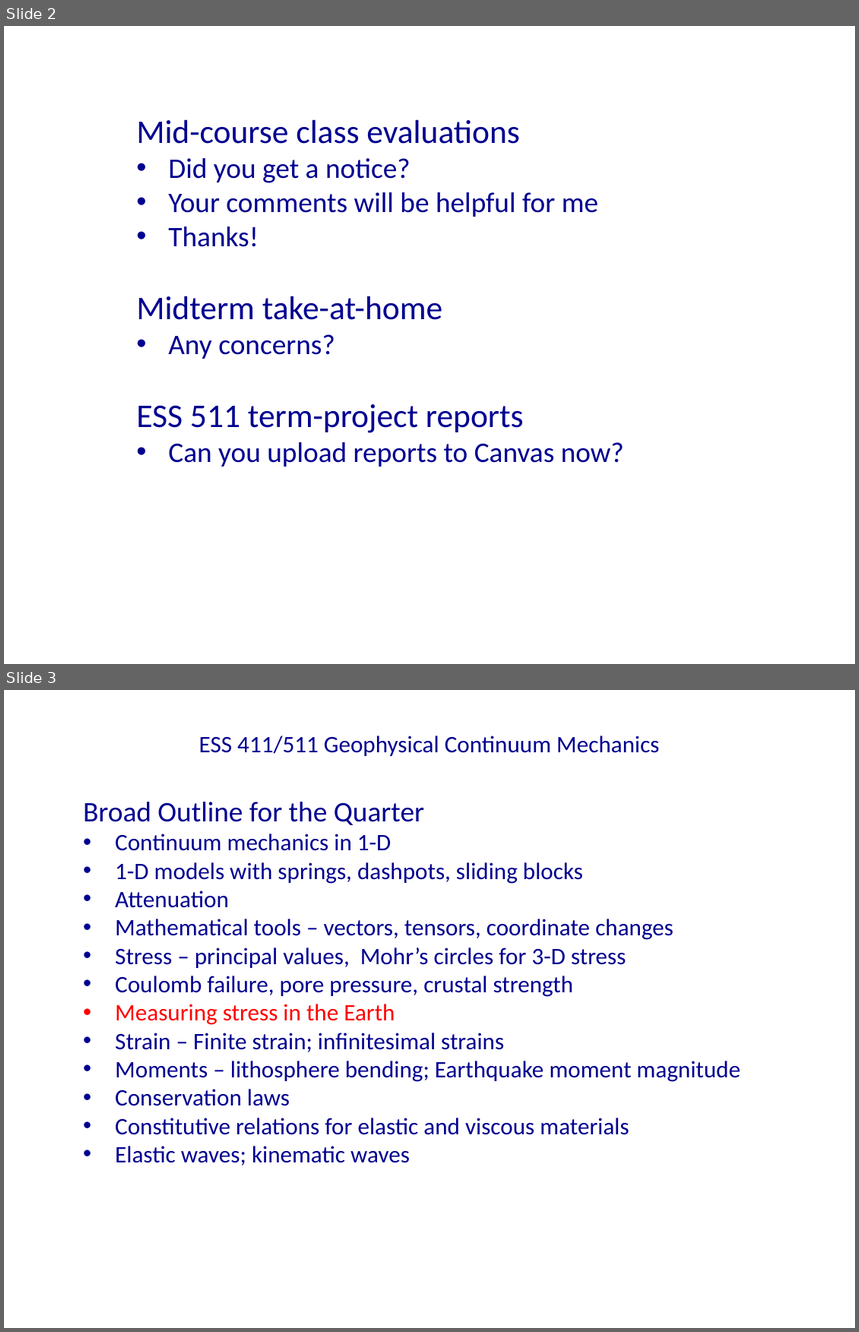
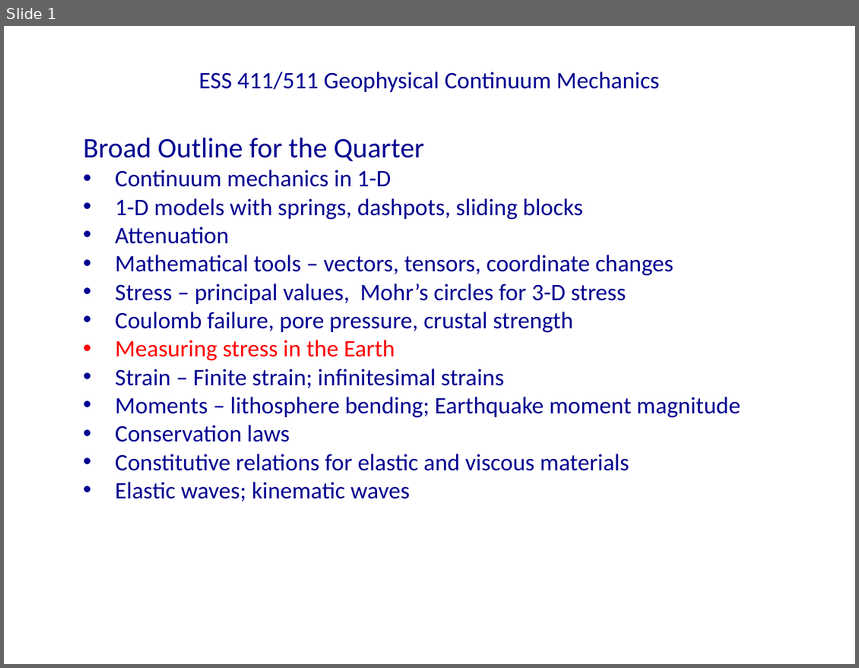
Before and after one commit to UW-geophysics-edu/ess-411-511, a slide deck: lectures/pptx/ESS411_511_Class_19.pptx. Shown one above the other, each under a label of ours: slides 2 and 3 before the commit, slide 1 after it. The pictures are 859x1332 and 859x668 pixels, drawn with LibreOffice and Linux fonts; fonts in the diff are those of the drawing. Boxes give left, top, right and bottom in pixels: in the first picture for what was removed or moved away, otherwise in the second. Text is boxed around its words. In the diff, an @@ line names an element or a change of style, - is before the commit and + after.

```diff
--- a/lectures/pptx/ESS411_511_Class_19.pptx
+++ b/lectures/pptx/ESS411_511_Class_19.pptx
@@ slide 2 removed at [4, 26, 855, 664], background #FFFFFF @@
@@ text removed at [136, 119, 624, 467] @@
-Mid-course class evaluations
-• Did you get a notice?
-• Your comments will be helpful for me
-• Thanks!
-Midterm take-at-home
-• Any concerns?
-ESS 511 term-project reports
-• Can you upload reports to Canvas now?
@@ what was slide 3 is now slide 1 @@
```
Also in this commit, not shown: 1 slide changed, 1 slide added, 14 other slides removed, 10 other files.
